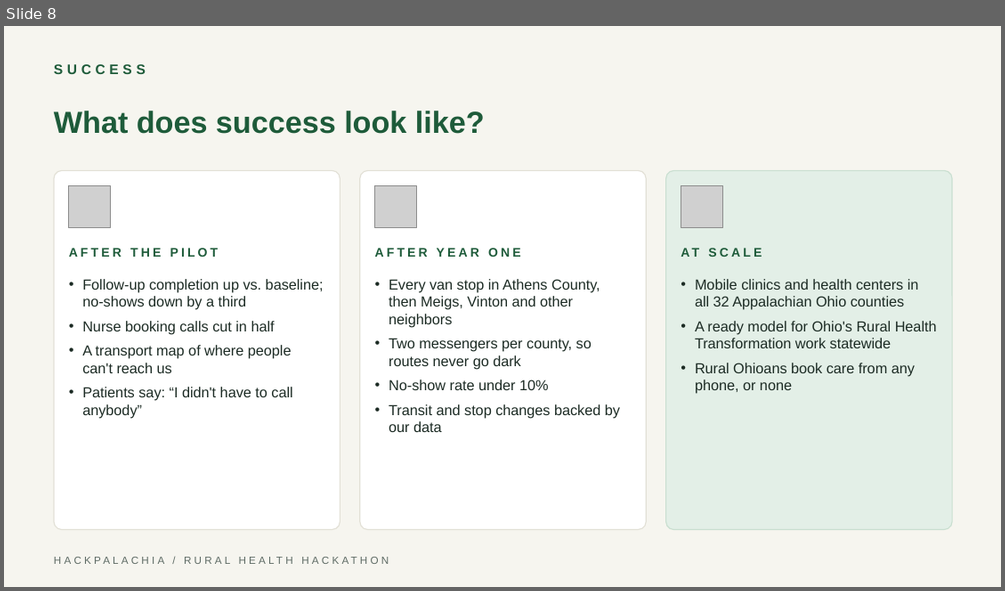
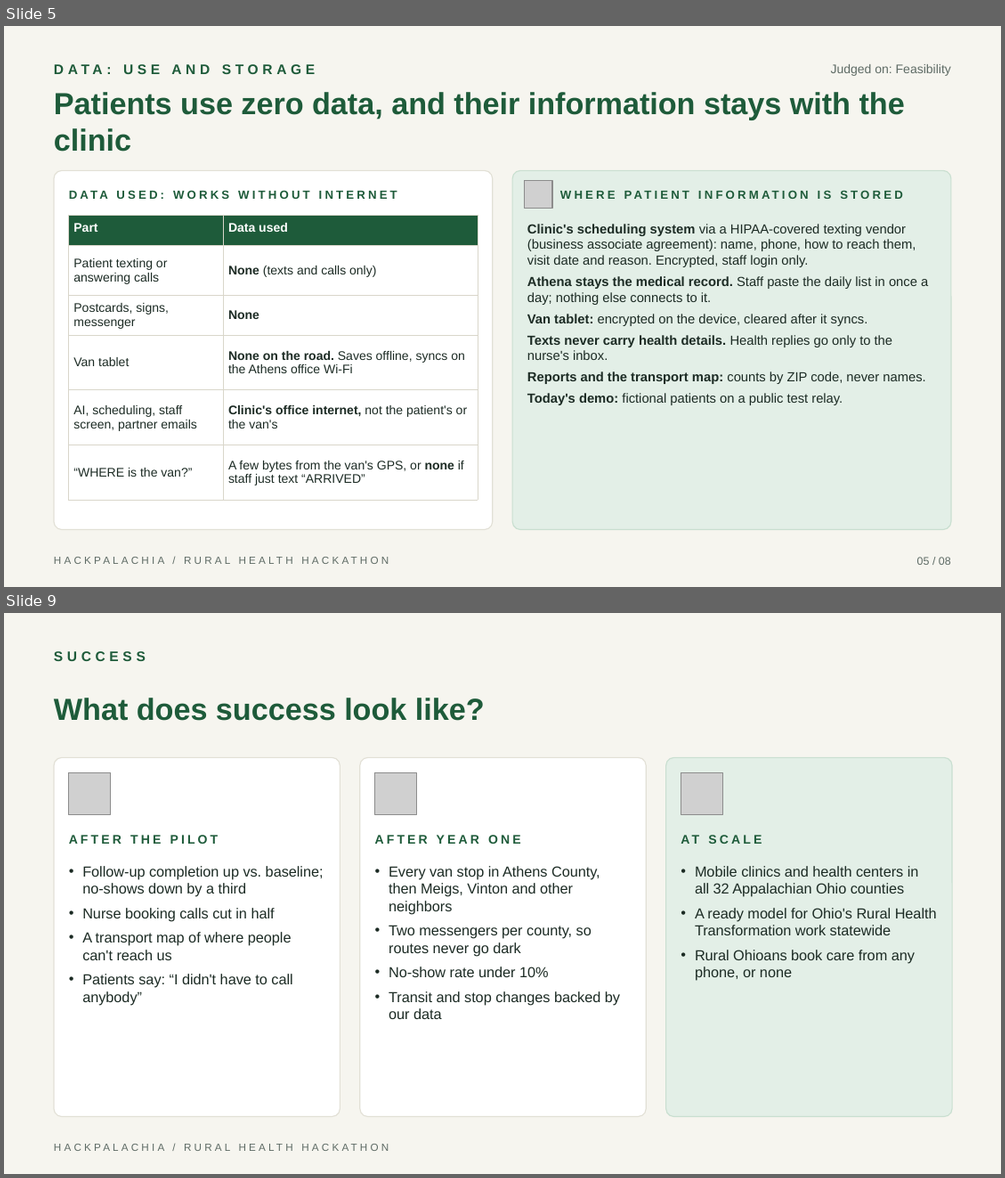
Before and after one commit to skylerfokine/book-without-calling, a slide deck: pitch/Book_Without_Calling_Pitch.pptx. Shown one above the other, each under a label of ours: slide 8 before the commit, slides 5 and 9 after it; the slides between them are not shown. The pictures are 1005x591 and 1005x1178 pixels, drawn with LibreOffice and Linux fonts; fonts in the diff are those of the drawing; grey boxes stand for pictures. Boxes give left, top, right and bottom in pixels: in the first picture for what was removed or moved away, otherwise in the second. Text is boxed around its words. In the diff, an @@ line names an element or a change of style, - is before the commit and + after.

```diff
--- a/pitch/Book_Without_Calling_Pitch.pptx
+++ b/pitch/Book_Without_Calling_Pitch.pptx
@@ slide 5 added at [4,26,1001,587], background #F6F5EF @@
@@ text added at [54,54,552,84], 10 pt, text #1E5B3A, bold @@
+DATA: USE AND STORAGE
@@ text added at [831,64,951,76], 9 pt, text #5E6B65 @@
+Judged on: Feasibility
@@ text added at [54,92,905,151], 22 pt, text #1E5B3A, bold @@
+Patients use zero data, and their information stays with the clinic
@@ rounded rectangle added at [54,170,493,530], fill #FFFFFF, outline #E2E0D6 0.75 pt @@
@@ text added at [69,181,477,208], 8.5 pt, text #1E5B3A, bold @@
+DATA USED: WORKS WITHOUT INTERNET
@@ rounded rectangle added at [512,170,951,530], fill #E3EFE7, outline #C9DFD0 0.75 pt @@
@@ picture added at [525,181,552,208] @@
@@ text added at [560,181,939,208], 8.5 pt, text #1E5B3A, bold @@
+WHERE PATIENT INFORMATION IS STORED
@@ table added at [69,216,477,489], 6 rows, 2 columns @@
+Part | Data used
+Patient texting or answering calls | None (texts and calls only)
+Postcards, signs, messenger | None
+Van tablet | None on the road. Saves offline, syncs on the Athens office Wi-Fi
+AI, scheduling, staff screen, partner emails | Clinic's office internet, not the patient's or the van's
+“WHERE is the van?” | A few bytes from the van's GPS, or none if staff just text “ARRIVED”
@@ text added at [527,224,928,405], 9.5 pt, text #1C2B24 @@
+• Clinic's scheduling system via a HIPAA-covered texting vendor (business associate agreement): name, phone, how to reach them, visit date and reason. Encrypted, staff login only.
+• Athena stays the medical record. Staff paste the daily list in once a day; nothing else connects to it.
+• Van tablet: encrypted on the device, cleared after it syncs.
+• Texts never carry health details. Health replies go only to the nurse's inbox.
+• Reports and the transport map: counts by ZIP code, never names.
+• Today's demo: fictional patients on a public test relay.
@@ text added at [54,549,552,572], 7.5 pt, text #5E6B65 @@
+HACKPALACHIA / RURAL HEALTH HACKATHON
@@ text added at [917,556,951,564], 8 pt, text #5E6B65 @@
+05 / 08
@@ what was slide 8 is now slide 9 @@
```
Also in this commit, not shown: 8 slides changed, 1 other file.
